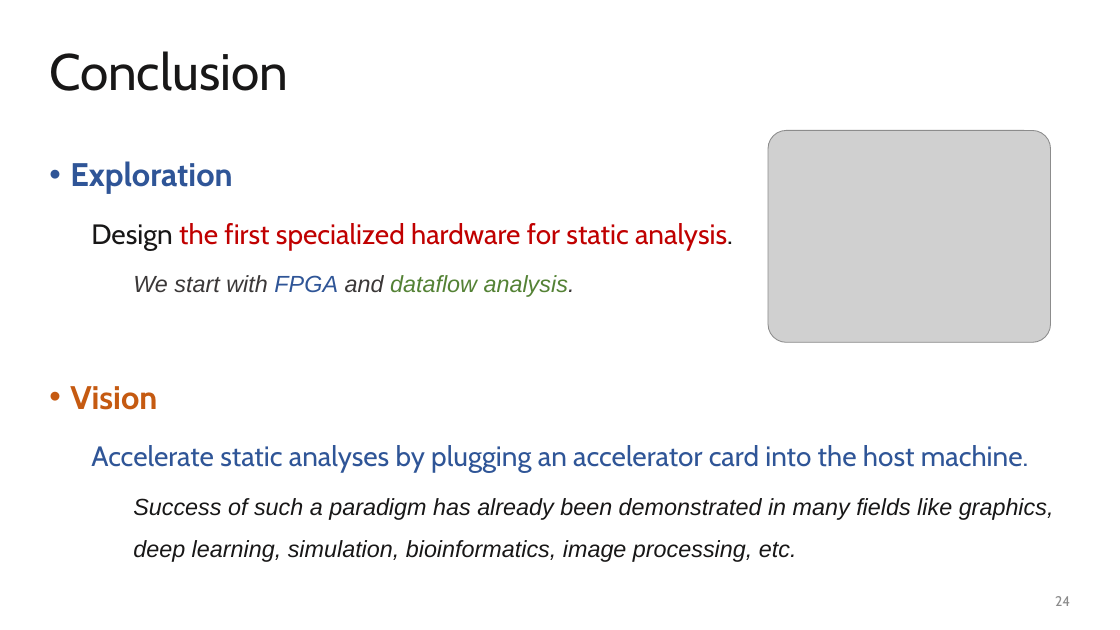
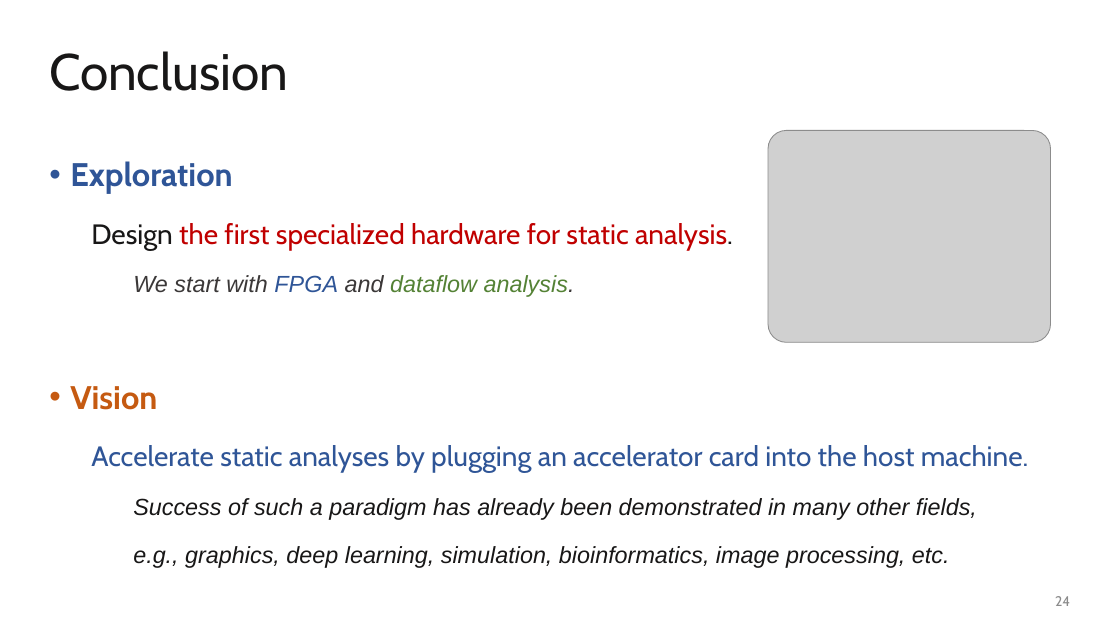
Before and after one commit to JacyCui/jacycui.github.io, a slide deck: slide 24 of assets/pdf/oopsla26/fpgaflow-talk.pptx. Drawn at 1120x630 pixels with LibreOffice and Linux fonts; fonts in the diff are those of the drawing; grey boxes stand for pictures. Boxes give left, top, right and bottom in pixels: in the first picture for what was removed or moved away, otherwise in the second. Text is boxed around its words. In the diff, an @@ line names an element or a change of style, - is before the commit and + after.

```diff
--- a/assets/pdf/oopsla26/fpgaflow-talk.pptx
+++ b/assets/pdf/oopsla26/fpgaflow-talk.pptx
@@ text at <box>133,498,977,568</box>: text changed @@
-    Success of such a paradigm has already been demonstrated in many fields like graphics, deep learning, simulation, bioinformatics, image processing, etc.
+    Success of such a paradigm has already been demonstrated in many other fields,
+    e.g., graphics, deep learning, simulation, bioinformatics, image processing, etc.
```
Also in this commit, not shown: 3 other slides changed, 1 other file.
